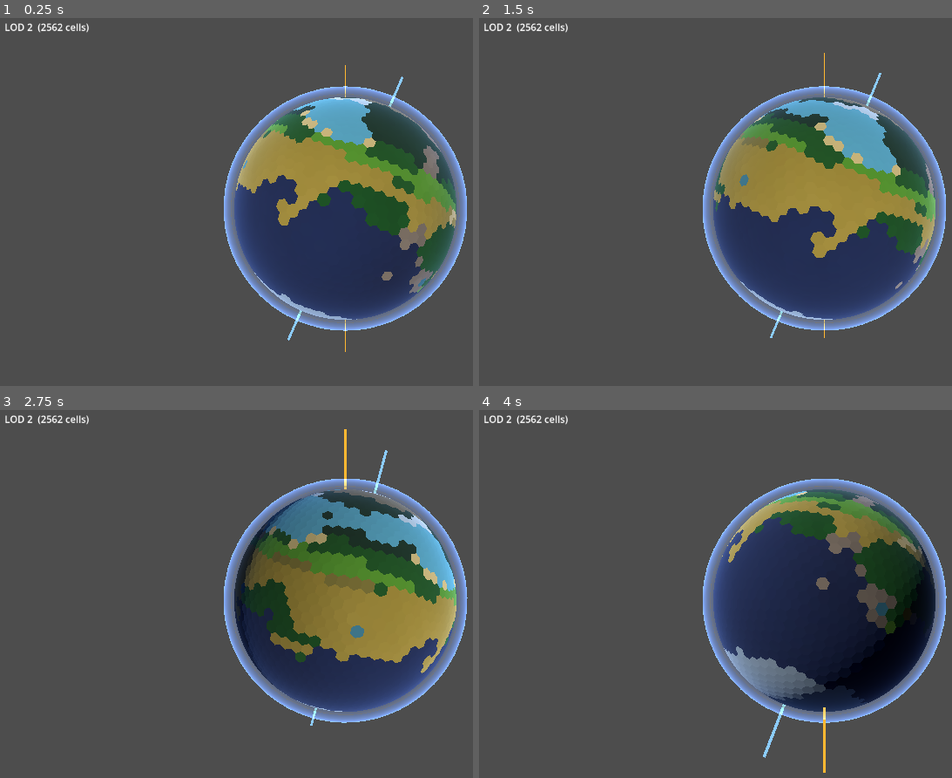
Above: before the commit, frames 1-4 (two rows, left to right).
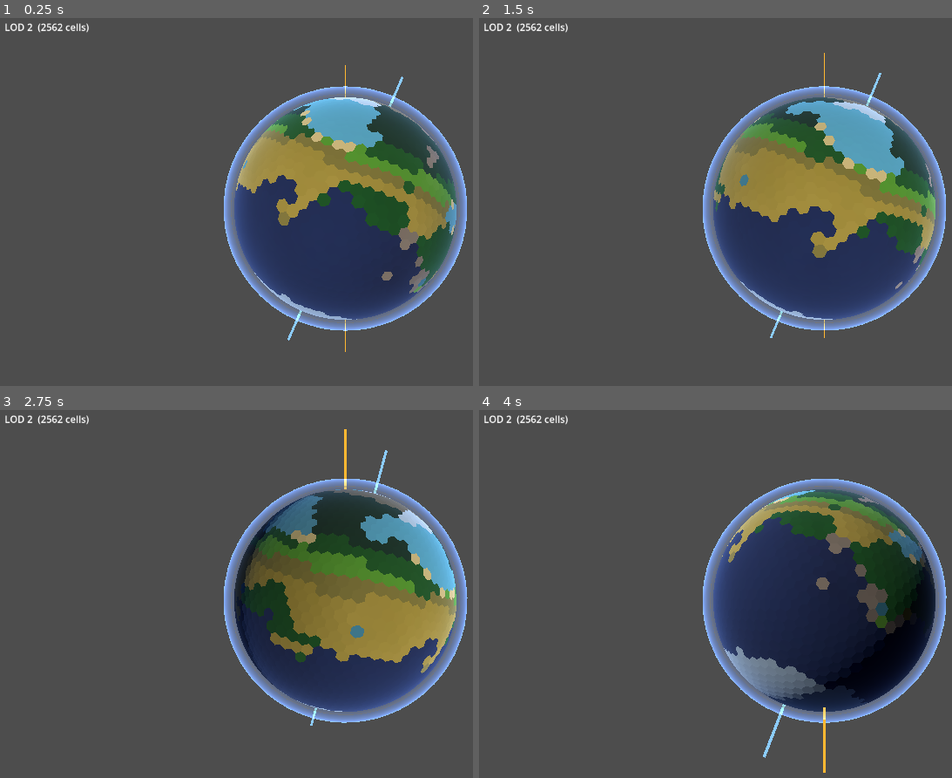
Above: after the commit, the same moments.

Repository: Halfwhit/hex-planet-gen
Game: Godot game, scene res://scenes/Main.tscn
Two runs of this game, one before a commit and one after it. Both use one fixed random seed, a clock stepped at 60 frames per second and the inputs below.
Inputs (mouse positions are in pixels of both pictures, inside the frame that each line leads up to):
- Up to frame 1 (0.25 s): no input
- Up to frame 2 (1.5 s): tap Enter at 0.5 s; move the mouse to (outside the picture) at 0.52 s; tap E at 0.6 s; click (outside the picture) at 0.67 s; drag from (687, 227) to (791, 286) at 1.27 s
- Up to frame 3 (2.75 s): move the mouse to (416, 513) at 2.02 s; tap E at 2.1 s; click (416, 513) at 2.17 s
- Up to frame 4 (4 s): drag from (791, 678) to (616, 542) at 2.77 s; move the mouse to (outside the picture) at 3.52 s; tap E at 3.6 s; click (outside the picture) at 3.67 s

The runs differ from the first frame. In frame 1, 2.1% of the frame differs, in the area x 53-97%, y 21-75%; in frame 2, 2.0%; in frame 3, 2.1%; in frame 4, 1.0%.

Commit message:
Thinner mountains, less savanna, more desert, smaller beaches
Mountains: DECAY 0.82 → 0.76.  Faster propagation falloff keeps bands
2-3 cells wide for typical convergence rather than 4-6.

Savanna: threshold raised 0.45 → 0.52.  FastNoiseLite output clusters
near the mean, so most cells with base_m=0.44 sat in the old savanna
window.  Shifting the boundary up means the noise peak now falls in
shrubland instead.

Desert: shrubland lower bound raised 0.30 → 0.38, widening the desert
bucket (< 0.38) so the dry tail of the distribution maps to desert
rather than the bottom edge of shrubland.

Beaches: coastal alt cap halved 0.02 → 0.01, keeping beach tiles only
on the very lowest cells right at the waterline.

Co-Authored-By: Claude Sonnet 4.6 <noreply@anthropic.com>

Diff:
--- a/scripts/HexPlanet.gd
+++ b/scripts/HexPlanet.gd
@@ -417,10 +417,9 @@
 	# Bellman-Ford style: each pass lets the strongest reachable effect win
 	# from any direction, so mountain ranges extend naturally on both sides of
 	# a collision zone with no single-direction blocking artefacts.
-	# DECAY 0.82 gives ~4-6 cells of mountain from a typical collision,
-	# scaling up to ~7 for very high convergence.  Higher values (0.86+)
-	# produced bands 10+ cells wide on strong-convergence seeds.
-	const DECAY: float = 0.82
+	# DECAY 0.76: faster falloff keeps mountain bands 2-3 cells wide for
+	# typical convergence, up to ~4 for strong seeds.
+	const DECAY: float = 0.76
 	const MAX_HOPS: int = 22
 
 	var propagated: Array[float] = boundary_effect.duplicate()
@@ -516,8 +515,8 @@
 		return BIOME_BOREAL_FOREST if moisture > 0.42 else BIOME_TUNDRA
 
 	# Coastal beach — warm, low-lying, ocean-adjacent.
-	# Tight altitude cap keeps beaches as a narrow strip right at the waterline.
-	var coastal: bool = near_ocean and alt < 0.02
+	# alt < 0.01 keeps beach to only the very lowest coastal cells.
+	var coastal: bool = near_ocean and alt < 0.01
 
 	# Temperate zone.
 	if temperature < 0.60:
@@ -532,15 +531,15 @@
 		return BIOME_SHRUBLAND
 
 	# Hot zone.
-	# Thresholds matched to the moisture distribution (base 0.44 ± ~0.24):
-	#   rainforest ~13 %  savanna ~35 %  shrubland ~31 %  desert ~21 %
+	# Thresholds shifted up so moisture clusters near base_m=0.44 hit
+	# shrubland/desert more than savanna.
 	if coastal:
 		return BIOME_BEACH
 	if moisture > 0.62:
 		return BIOME_TROPICAL_RAINFOREST
-	if moisture > 0.45:
+	if moisture > 0.52:
 		return BIOME_SAVANNA
-	if moisture > 0.30:
+	if moisture > 0.38:
 		return BIOME_SHRUBLAND
 	return BIOME_DESERT
 
